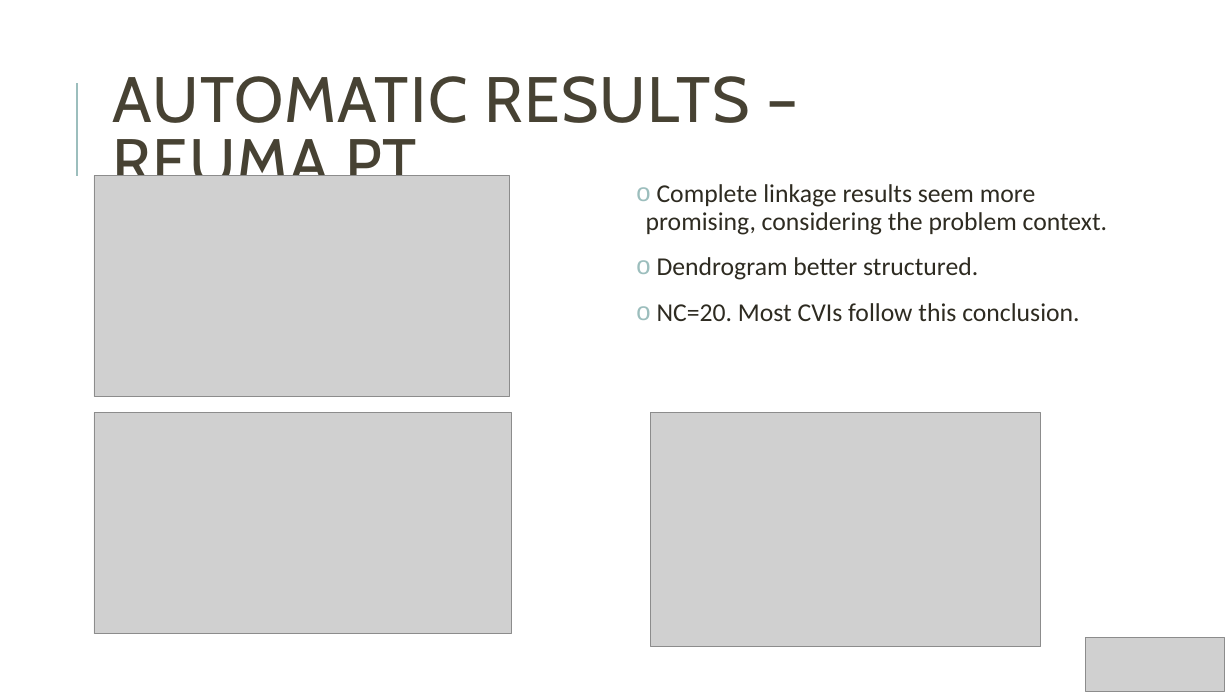
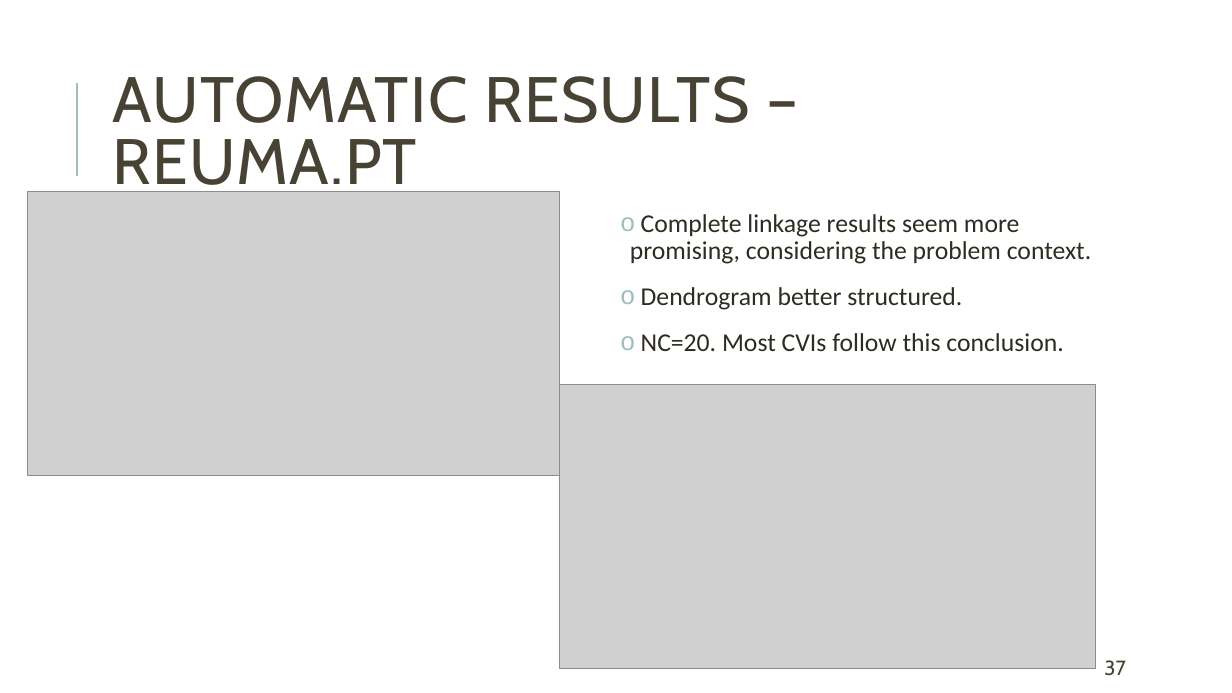
Before and after one commit to Nuno09/MscThesis, a slide deck: slide 37 of Dissertacao/apresentação_tese.pptx (slide 47 before the commit). Drawn at 1232x693 pixels with LibreOffice and Linux fonts; fonts in the diff are those of the drawing; grey boxes stand for pictures. Boxes give left, top, right and bottom in pixels: in the first picture for what was removed or moved away, otherwise in the second. Text is boxed around its words. In the diff, an @@ line names an element or a change of style, - is before the commit and + after.

```diff
--- a/Dissertacao/apresentação_tese.pptx
+++ b/Dissertacao/apresentação_tese.pptx
@@ picture: place and size @@
-picture at (94,176,510,396)
+picture at (27,191,560,475)
@@ text "Complete linkage results seem more ...": place and size @@
-text "Complete linkage results seem more ..." at (646,184,1108,321)
+text "Complete linkage results seem more ..." at (630,214,1092,351)
@@ picture: place and size @@
-picture at (94,413,512,634)
+picture at (560,385,1095,669)
@@ picture removed at (651,413,1041,647) @@
@@ picture removed at (1086,638,1226,691) @@
@@ page number added at (1104,660,1125,676), 16 pt, text #474233 @@
+37
```
Also in this commit, not shown: 41 other slides changed, 1 slide added, 11 slides removed.
